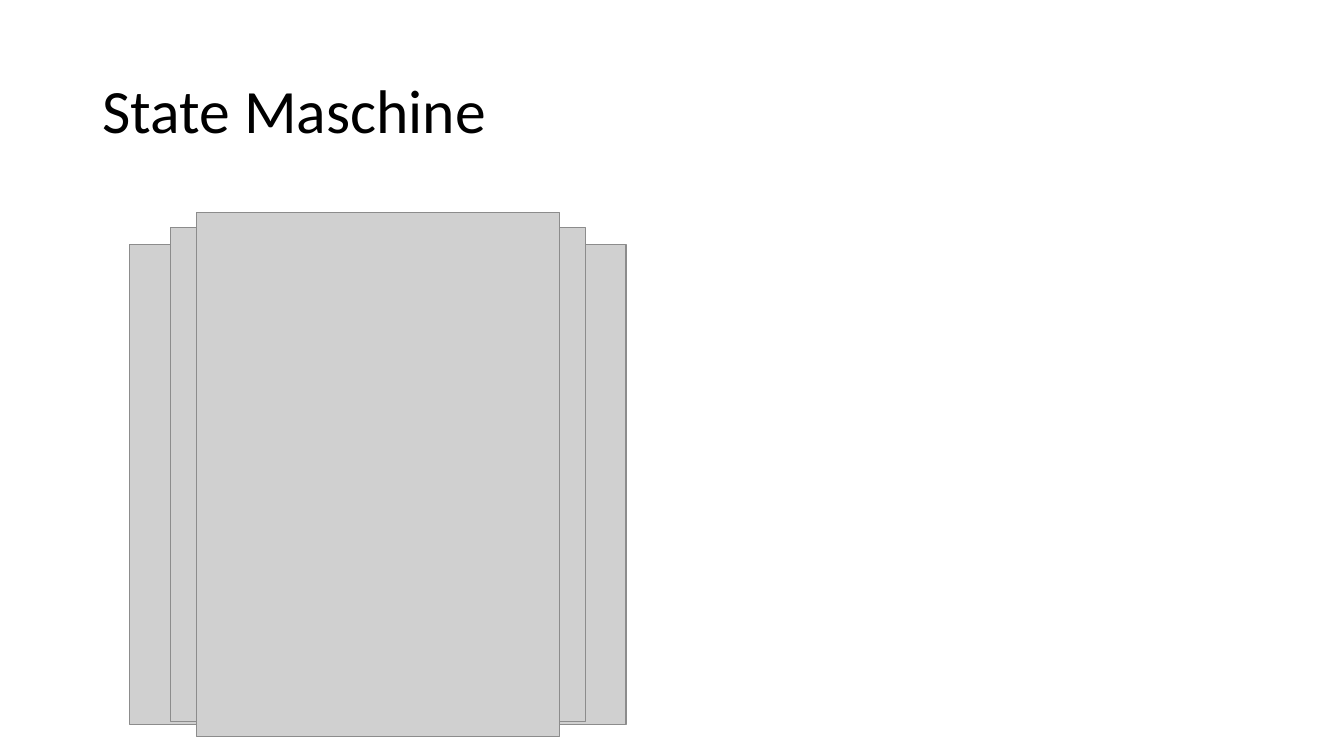
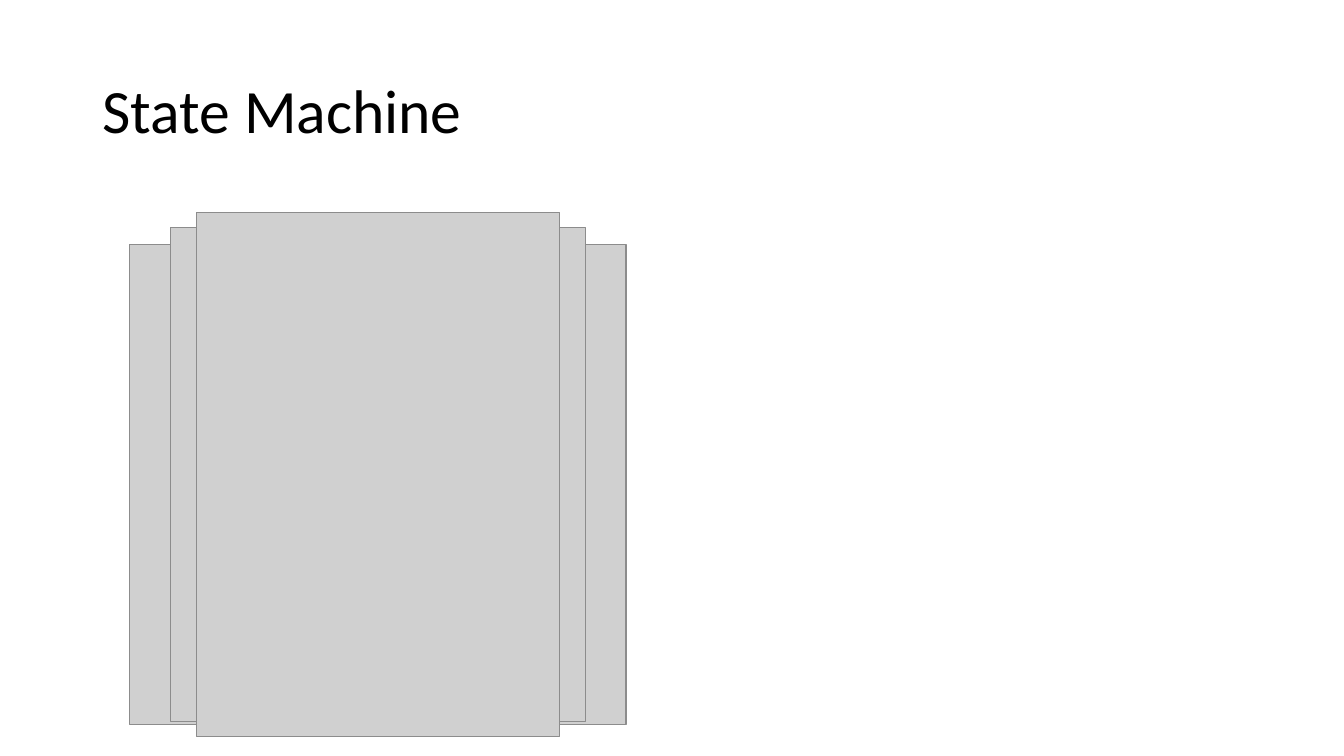
Before and after one commit to AkazeX/GEM, a slide deck: slide 5 of 999_Präsentation/PPP/luca.pptx. Drawn at 1344x756 pixels with LibreOffice and Linux fonts; fonts in the diff are those of the drawing; grey boxes stand for pictures. Boxes give left, top, right and bottom in pixels: in the first picture for what was removed or moved away, otherwise in the second. Text is boxed around its words. In the diff, an @@ line names an element or a change of style, - is before the commit and + after.

```diff
--- a/999_Präsentation/PPP/luca.pptx
+++ b/999_Präsentation/PPP/luca.pptx
@@ title at [102, 90, 462, 134]: text changed @@
-State Maschine
+State Machine
```
Also in this commit, not shown: 1 other slide changed, 21 other files.
